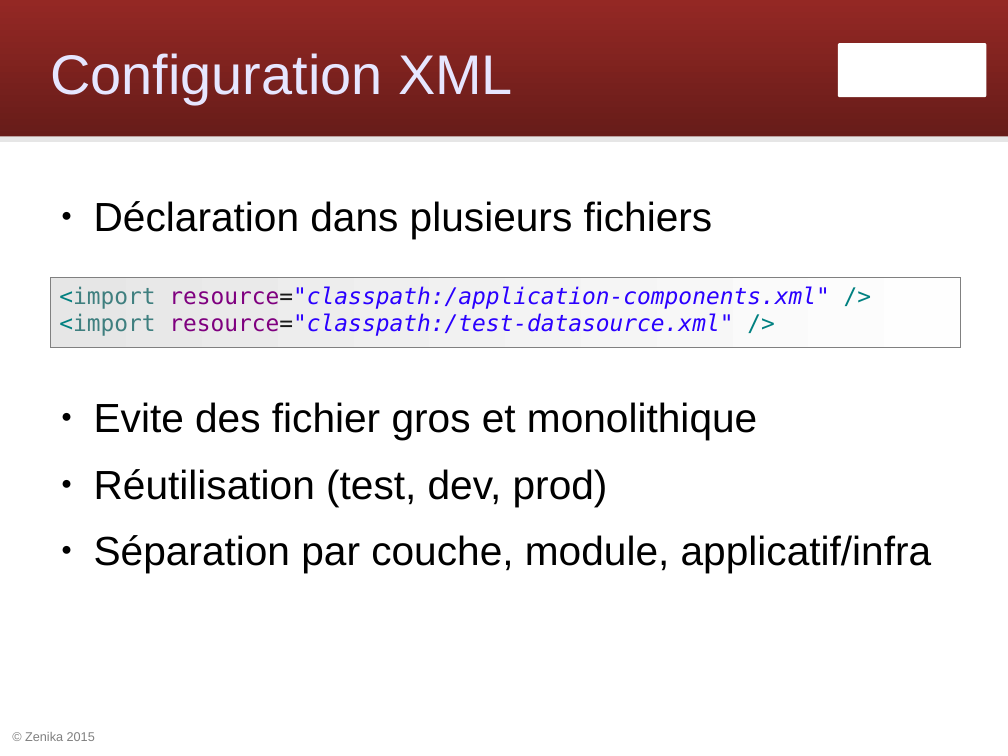
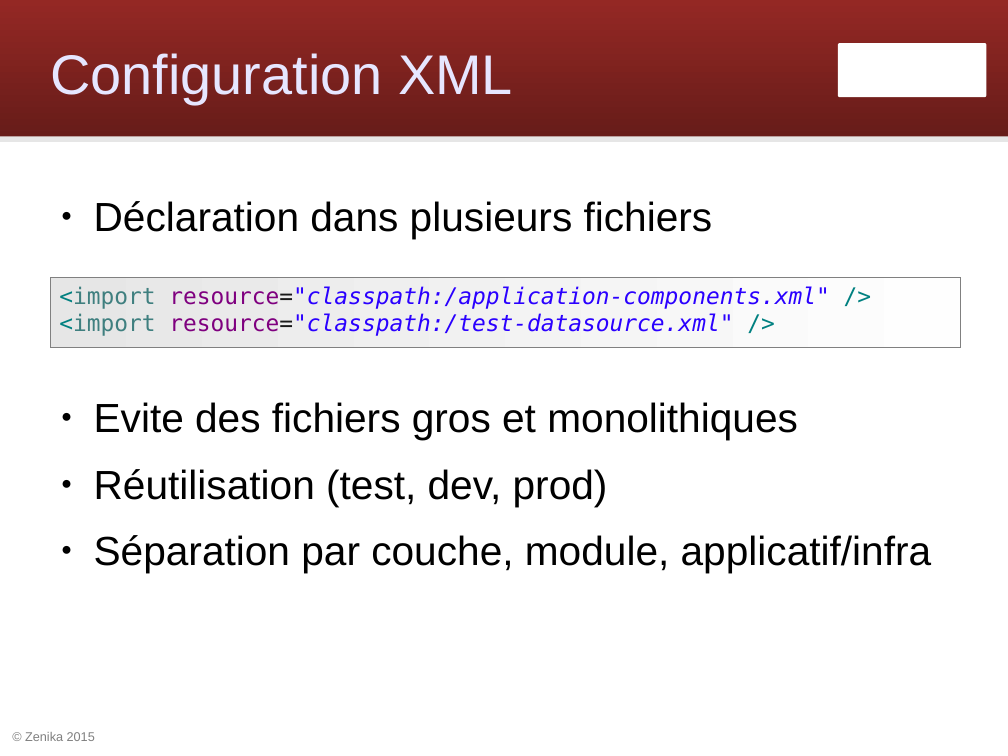
Before and after one commit to Zenika/workshop-spring-core, a slide deck: slide 28 of spring-workshop.odp (slide 21 before the commit). Drawn at 1008x756 pixels with LibreOffice and Linux fonts; fonts in the diff are those of the drawing; background and template pictures are left out. Boxes give left, top, right and bottom in pixels: in the first picture for what was removed or moved away, otherwise in the second. Text is boxed around its words. In the diff, an @@ line names an element or a change of style, - is before the commit and + after.

Commit message:
Commencer par la configuration Java

```diff
--- a/spring-workshop.odp
+++ b/spring-workshop.odp
@@ text at <box>94,402,798,440</box>: text changed @@
-● Evite des fichier gros et monolithique
+● Evite des fichiers gros et monolithiques
```
Also in this commit, not shown: 2 other slides changed, 8 slides added, 2 other files.
